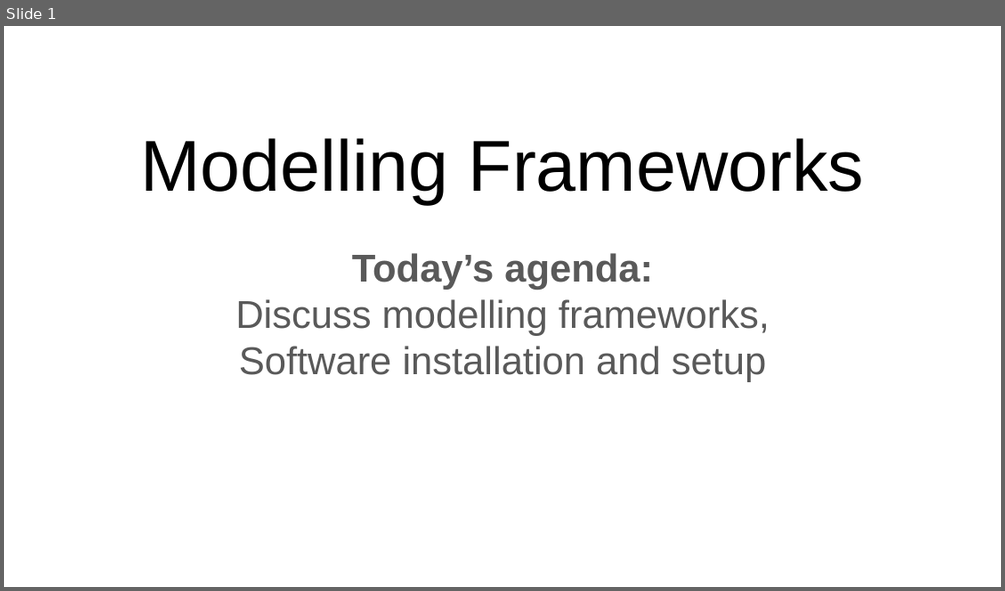
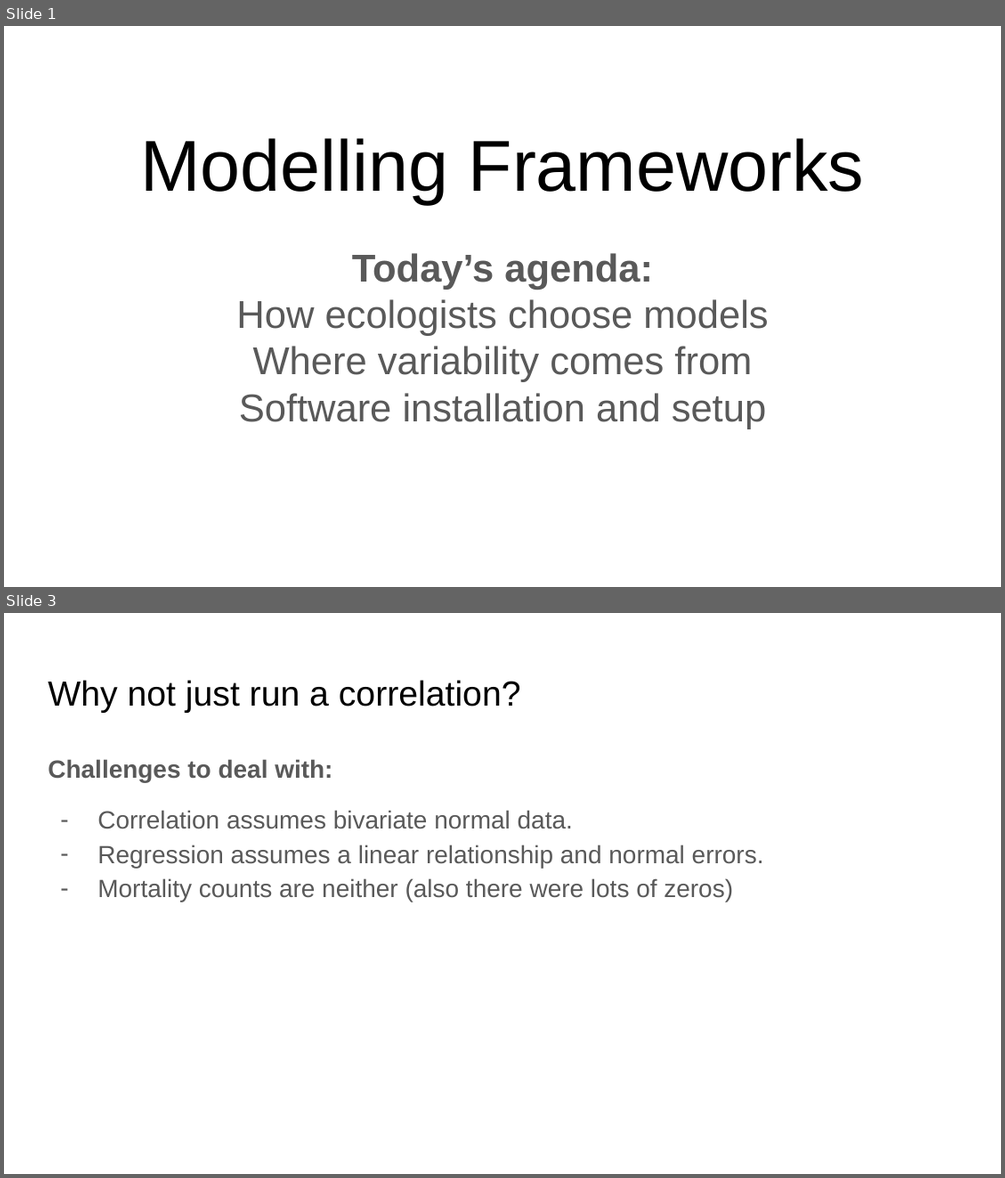
Before and after one commit to bmaitner/biometry_course, a slide deck: lectures/Lecture_02_modelling_frameworks.pptx. Shown one above the other, each under a label of ours: slide 1 before the commit, slides 1 and 3 after it; the slides between them are not shown. The pictures are 1005x591 and 1005x1178 pixels, drawn with LibreOffice and Linux fonts; fonts in the diff are those of the drawing. Boxes give left, top, right and bottom in pixels: in the first picture for what was removed or moved away, otherwise in the second. Text is boxed around its words. In the diff, an @@ line names an element or a change of style, - is before the commit and + after.

```diff
--- a/lectures/Lecture_02_modelling_frameworks.pptx
+++ b/lectures/Lecture_02_modelling_frameworks.pptx
@@ slide 3 added at bbox=[4, 613, 1001, 1174], background #FFFFFF @@
@@ title added at bbox=[48, 680, 521, 713], 25.2 pt, text #000000 @@
+Why not just run a correlation?
@@ text added at bbox=[48, 759, 764, 902], 18 pt, text #595959 @@
+Challenges to deal with:
+– Correlation assumes bivariate normal data.
+– Regression assumes a linear relationship and normal errors.
+– Mortality counts are neither (also there were lots of zeros)
@@ slide 1 changed as well @@
@@ subtitle at bbox=[236, 299, 768, 382]: text changed @@
-Discuss modelling frameworks,
+How ecologists choose models
+Where variability comes from
```
Also in this commit, not shown: 9 other slides changed, 34 other slides added, 1 slide removed, 1 other file.
